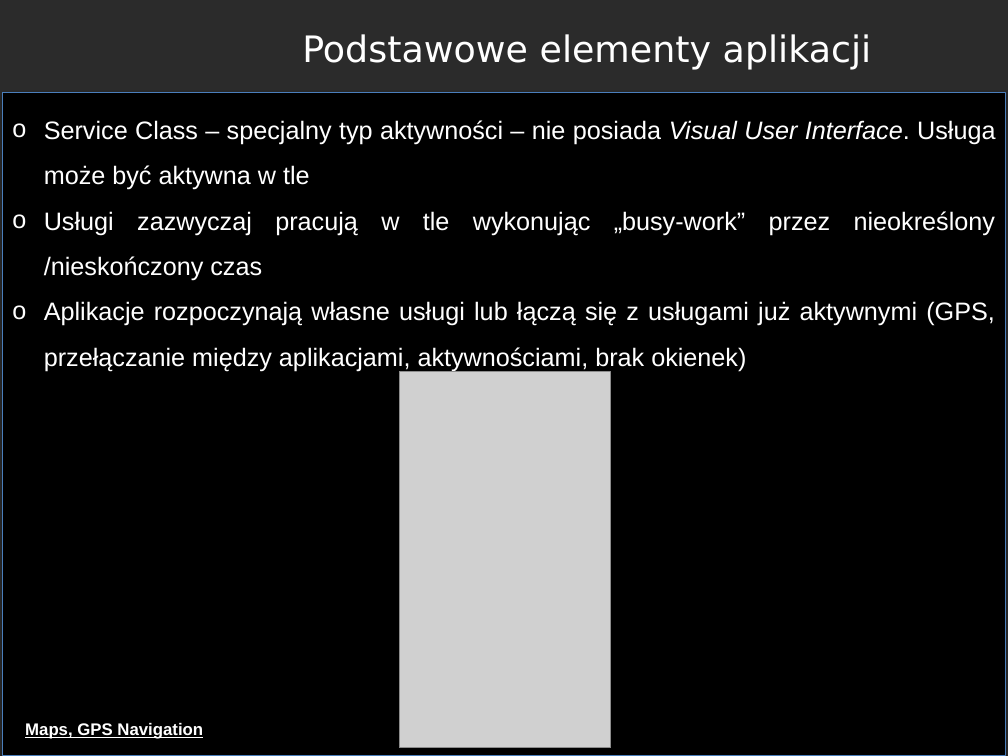
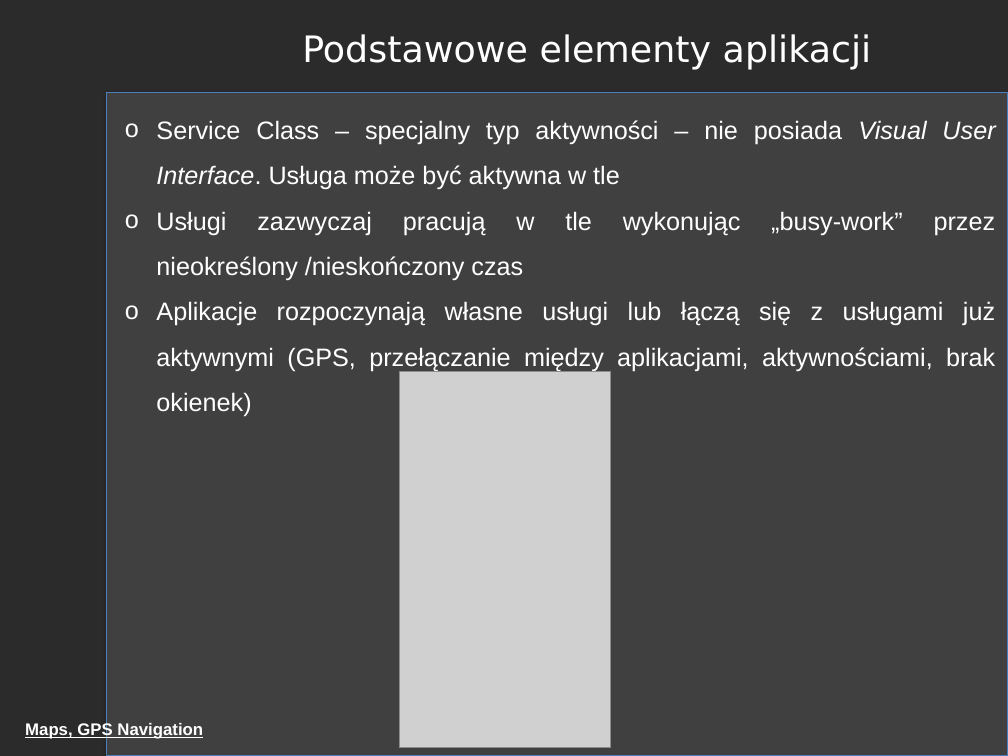
Before and after one commit to RafLew84/PUM, a slide deck: slide 8 of 2023-2024/Wyk/Wyklad1.pptx (slide 5 before the commit). Drawn at 1008x756 pixels with LibreOffice and Linux fonts; fonts in the diff are those of the drawing; grey boxes stand for pictures; background and template pictures are left out; a plain dark background stands for a picture behind light text. Boxes give left, top, right and bottom in pixels: in the first picture for what was removed or moved away, otherwise in the second. Text is boxed around its words. In the diff, an @@ line names an element or a change of style, - is before the commit and + after.

```diff
--- a/2023-2024/Wyk/Wyklad1.pptx
+++ b/2023-2024/Wyk/Wyklad1.pptx
@@ rectangle: place and size @@
-rectangle at (2, 93, 1005, 756)
+rectangle at (107, 93, 1008, 756)
@@ rectangle at (107, 93, 1008, 756): fill #000000 to #404040 @@
@@ text "Service Class – specjalny typ ..." rewrapped from (44, 120, 995, 371) to (156, 120, 996, 417) @@
```
Also in this commit, not shown: 14 other slides changed, 7 slides added, 6 slides removed.
